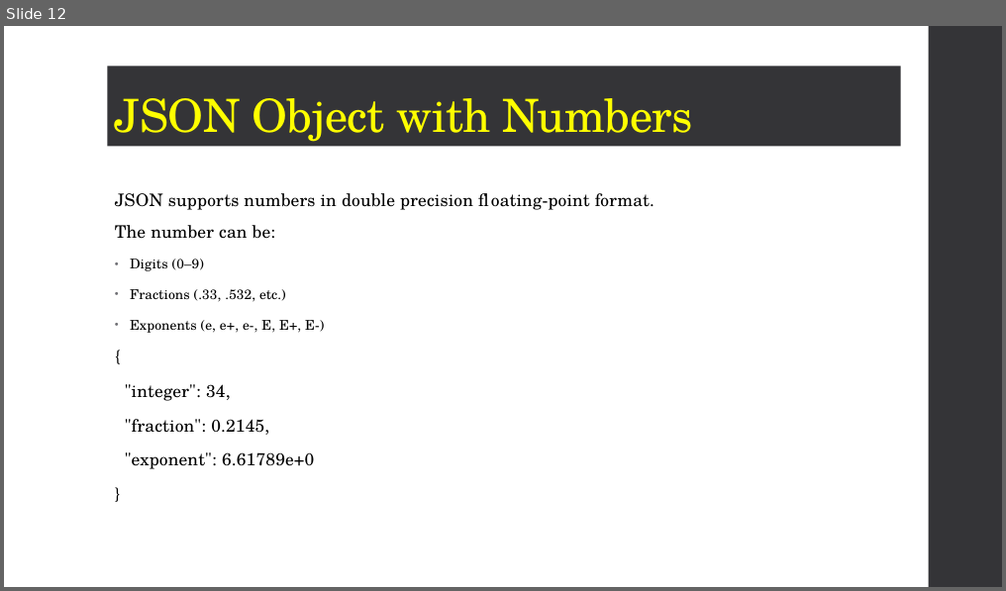
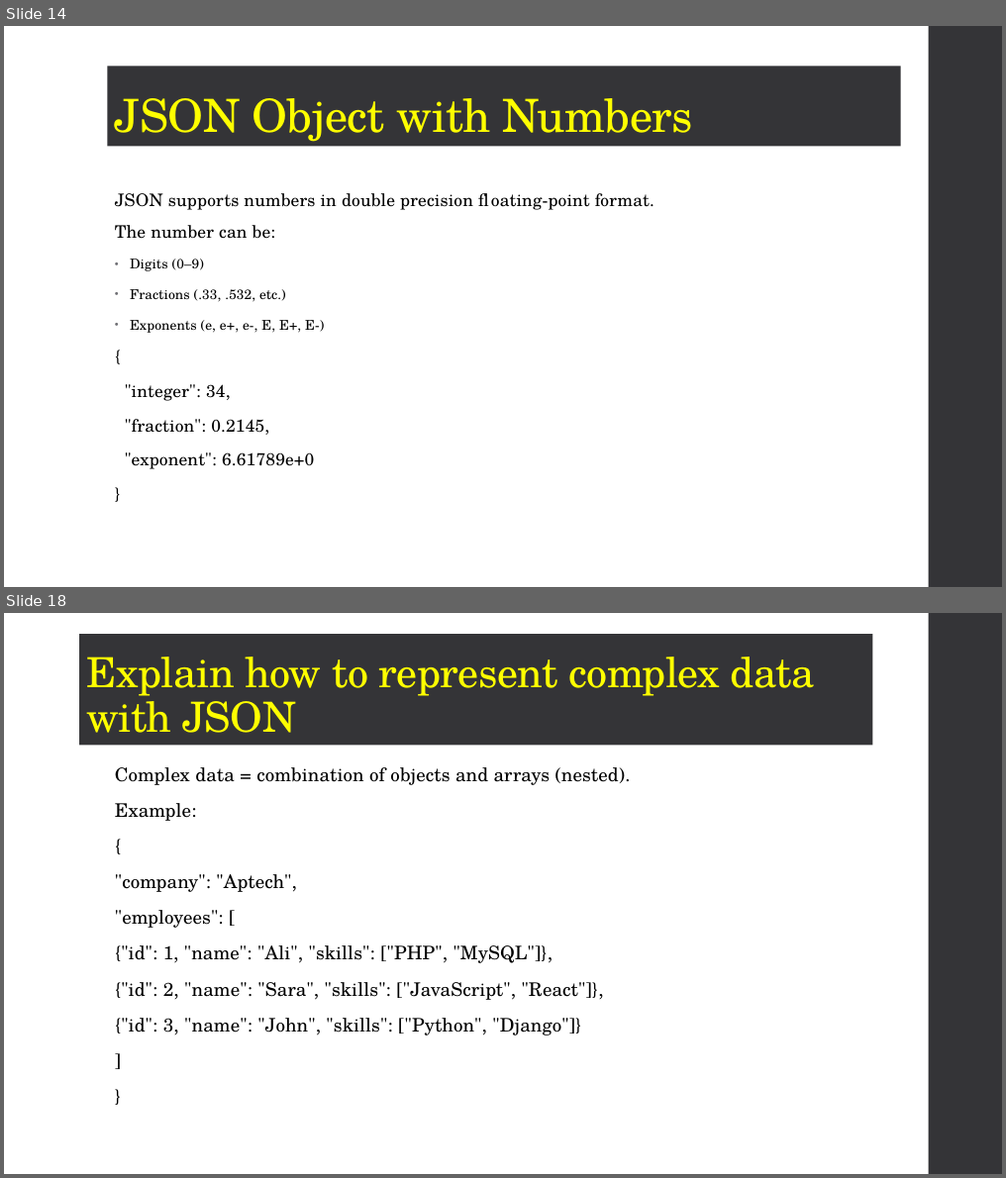
Before and after one commit to tubahoorain/notes, a slide deck: JSON.pptx. Shown one above the other, each under a label of ours: slide 12 before the commit, slides 14 and 18 after it; the slides between them are not shown. The pictures are 1006x591 and 1006x1178 pixels, drawn with LibreOffice and Linux fonts; fonts in the diff are those of the drawing. Boxes give left, top, right and bottom in pixels: in the first picture for what was removed or moved away, otherwise in the second. Text is boxed around its words. In the diff, an @@ line names an element or a change of style, - is before the commit and + after.

```diff
--- a/JSON.pptx
+++ b/JSON.pptx
@@ slide 18 added at [4,613,1002,1174], background #FFFFFF; not listed: 1 template element that a slide beside it also shows @@
@@ title added at [79,634,873,746], fill #353537, 40 pt, text #FFFF00 @@
+Explain how to represent complex data with JSON
@@ text added at [115,767,631,1036], 18 pt, text #000000 @@
+Complex data = combination of objects and arrays (nested).
+Example:
+{
+"company": "Aptech",
+"employees": [
+{"id": 1, "name": "Ali", "skills": ["PHP", "MySQL"]},
+{"id": 2, "name": "Sara", "skills": ["JavaScript", "React"]},
+{"id": 3, "name": "John", "skills": ["Python", "Django"]}
+]
+}
@@ what was slide 12 is now slide 14 @@
```
Also in this commit, not shown: 1 slide changed, 6 other slides added.
